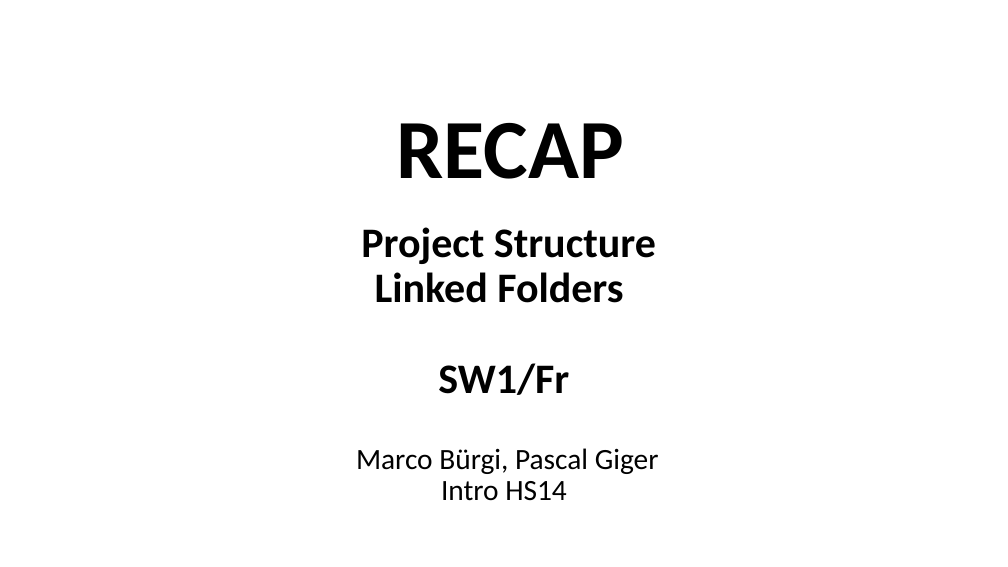
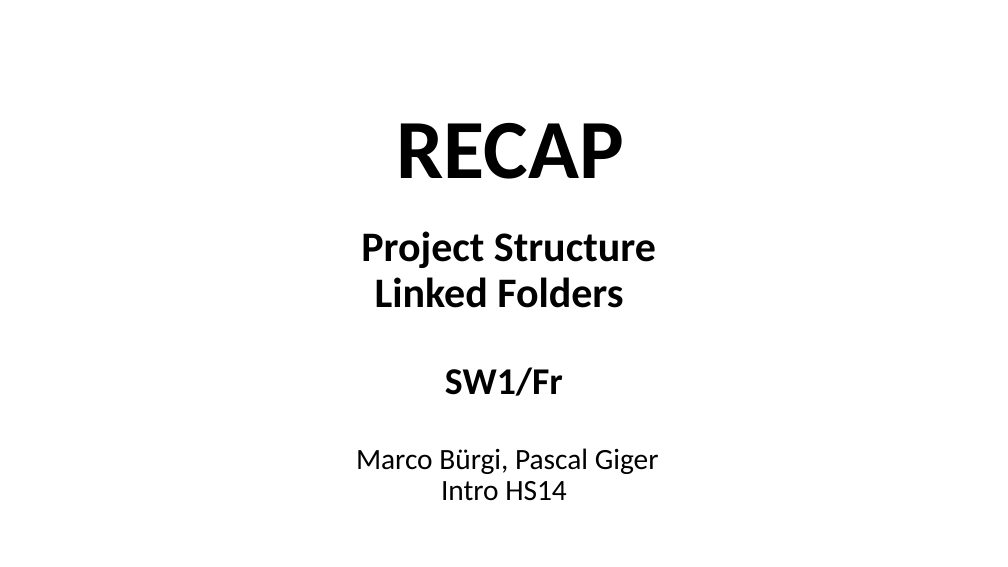
Before and after one commit to eiswasser/Sumobotic, a slide deck: slide 1 of Recap.pptx. Drawn at 1008x567 pixels with LibreOffice and Linux fonts; fonts in the diff are those of the drawing. Boxes give left, top, right and bottom in pixels: in the first picture for what was removed or moved away, otherwise in the second. Text is boxed around its words. In the diff, an @@ line names an element or a change of style, - is before the commit and + after.

```diff
--- a/Recap.pptx
+++ b/Recap.pptx
@@ text at [445,367,563,396]: size 40 to 36 pt in "SW1/Fr" @@
```
Also in this commit, not shown: 1 other slide changed, 15 other files.
